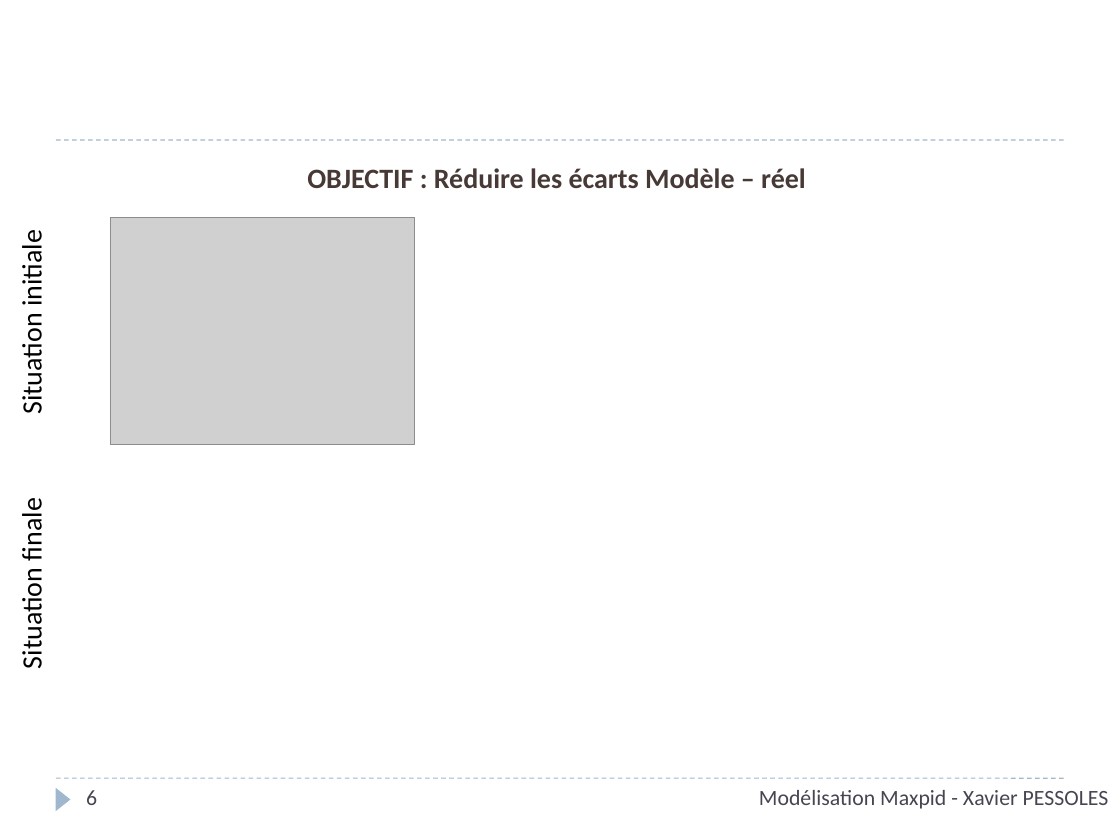
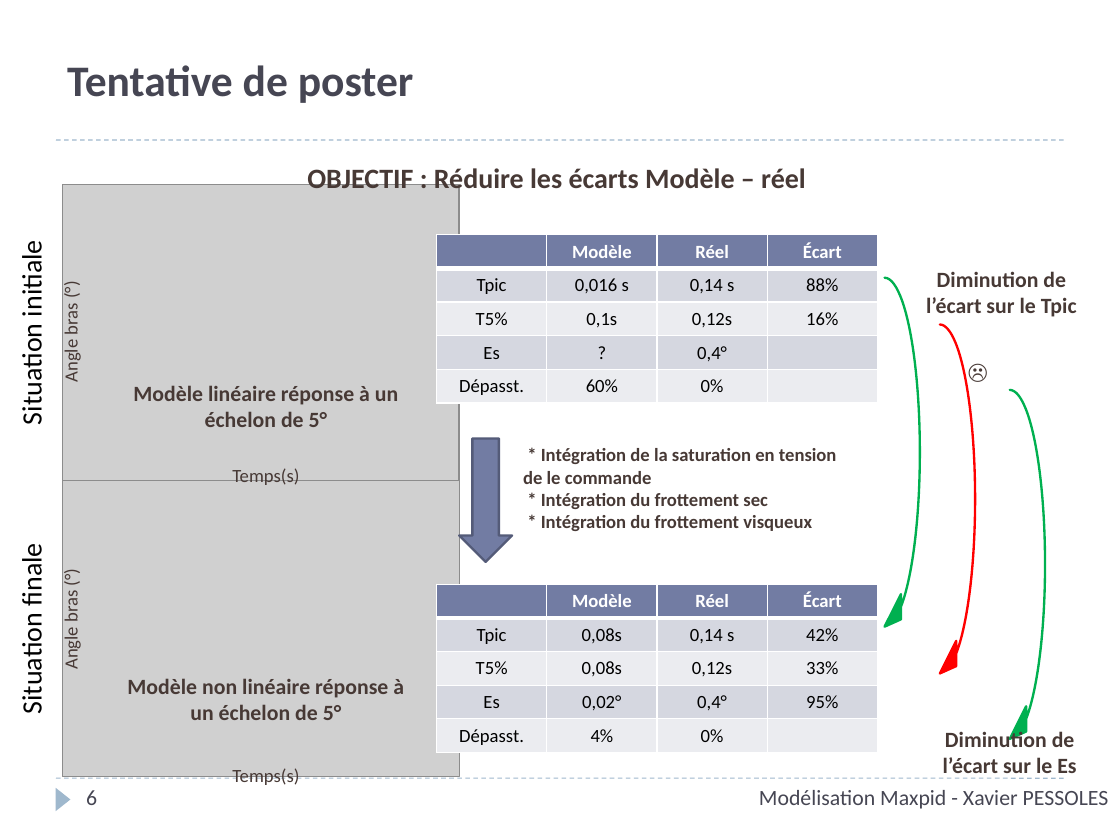
Before and after one commit to xpessoles/Cy_01_PSI_ModelisationLinNonLin, a slide deck: slide 6 of TP/TP_Maxpid_Corrige/Cy_01_TP_01_Maxpid_Corrige.pptx. Drawn at 1120x840 pixels with LibreOffice and Linux fonts; fonts in the diff are those of the drawing; grey boxes stand for pictures; background and template pictures are left out. Boxes give left, top, right and bottom in pixels: in the first picture for what was removed or moved away, otherwise in the second. Text is boxed around its words. In the diff, an @@ line names an element or a change of style, - is before the commit and + after.

```diff
--- a/TP/TP_Maxpid_Corrige/Cy_01_TP_01_Maxpid_Corrige.pptx
+++ b/TP/TP_Maxpid_Corrige/Cy_01_TP_01_Maxpid_Corrige.pptx
@@ title added at (x1=67, y1=65, x2=414, y2=103), 28 pt, text #464653, bold @@
+Tentative de poster
@@ text "Situation initiale" moved from (x1=15, y1=237, x2=49, y2=412) to (x1=15, y1=247, x2=49, y2=422) @@
@@ picture resized from (x1=110, y1=217, x2=413, y2=445) to (x1=63, y1=185, x2=459, y2=480) @@
@@ table added at (x1=437, y1=235, x2=876, y2=403), 5 rows, 4 columns @@
+ | Modèle | Réel | Écart
+Tpic | 0,016 s | 0,14 s | 88%
+T5% | 0,1s | 0,12s | 16%
+Es | ? | 0,4° | 
+Dépasst. | 60% | 0% | 
@@ curved left arrow added at (x1=885, y1=278, x2=920, y2=640), fill #00B050, outline #00B050 1.5 pt @@
@@ text added at (x1=926, y1=271, x2=1077, y2=317), 14 pt, text #473A35, bold @@
+Diminution de l’écart sur le Tpic
@@ text added at (x1=60, y1=306, x2=83, y2=382), 12 pt, text #473A35 @@
+Angle bras (°)
@@ curved left arrow added at (x1=940, y1=325, x2=974, y2=687), fill #FF0000, outline #FF0000 1.5 pt @@
@@ text added at (x1=899, y1=352, x2=1062, y2=390), 14 pt, text #473A35, bold @@
+☹
@@ text added at (x1=133, y1=385, x2=398, y2=427), 14 pt, text #473A35, bold @@
+Modèle linéaire réponse à un échelon de 5°
@@ curved left arrow added at (x1=1010, y1=390, x2=1045, y2=752), fill #00B050, outline #00B050 1.5 pt @@
@@ down arrow added at (x1=459, y1=439, x2=512, y2=562), fill #727CA3, outline #545C79 1.5 pt @@
@@ text added at (x1=523, y1=448, x2=837, y2=531), 12 pt, text #473A35, bold @@
+* Intégration de la saturation en tension de le commande
+* Intégration du frottement sec
+* Intégration du frottement visqueux
@@ text added at (x1=232, y1=468, x2=299, y2=485), 12 pt, text #473A35 @@
+Temps(s)
@@ text "Situation finale" moved from (x1=15, y1=504, x2=49, y2=667) to (x1=15, y1=549, x2=49, y2=712) @@
@@ picture added at (x1=63, y1=480, x2=459, y2=776) @@
@@ text added at (x1=60, y1=593, x2=83, y2=669), 12 pt, text #473A35 @@
+Angle bras (°)
@@ table added at (x1=437, y1=585, x2=876, y2=753), 5 rows, 4 columns @@
+ | Modèle | Réel | Écart
+Tpic | 0,08s | 0,14 s | 42%
+T5% | 0,08s | 0,12s | 33%
+Es | 0,02° | 0,4° | 95%
+Dépasst. | 4% | 0% | 
@@ text added at (x1=127, y1=678, x2=404, y2=720), 14 pt, text #473A35, bold @@
+Modèle non linéaire réponse à un échelon de 5°
@@ text added at (x1=943, y1=729, x2=1076, y2=779), 14 pt, text #473A35, bold @@
+Diminution de l’écart sur le Es
@@ text added at (x1=232, y1=768, x2=299, y2=787), 12 pt, text #473A35 @@
+Temps(s)
```
Also in this commit, not shown: 1 other slide changed, 4 other files.
